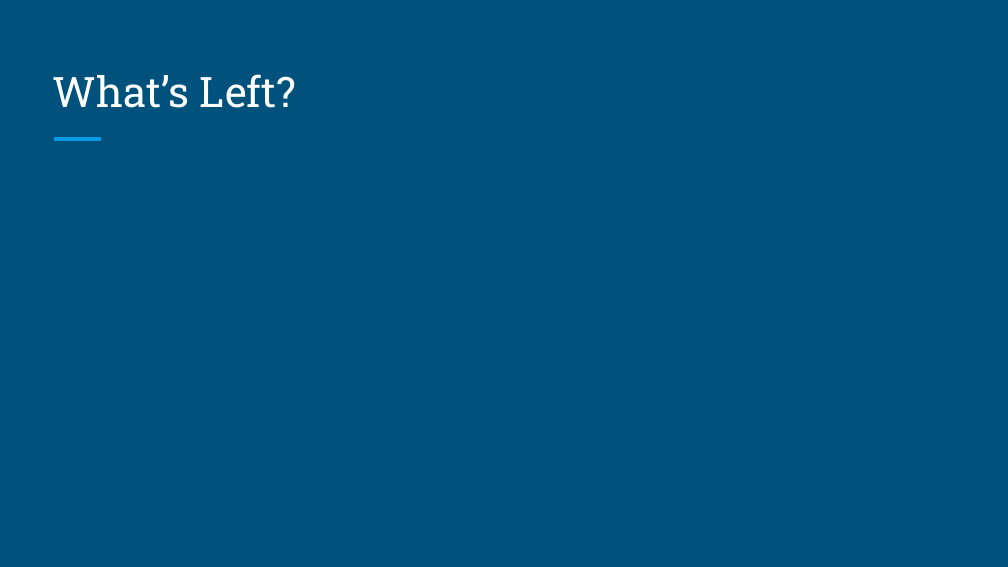
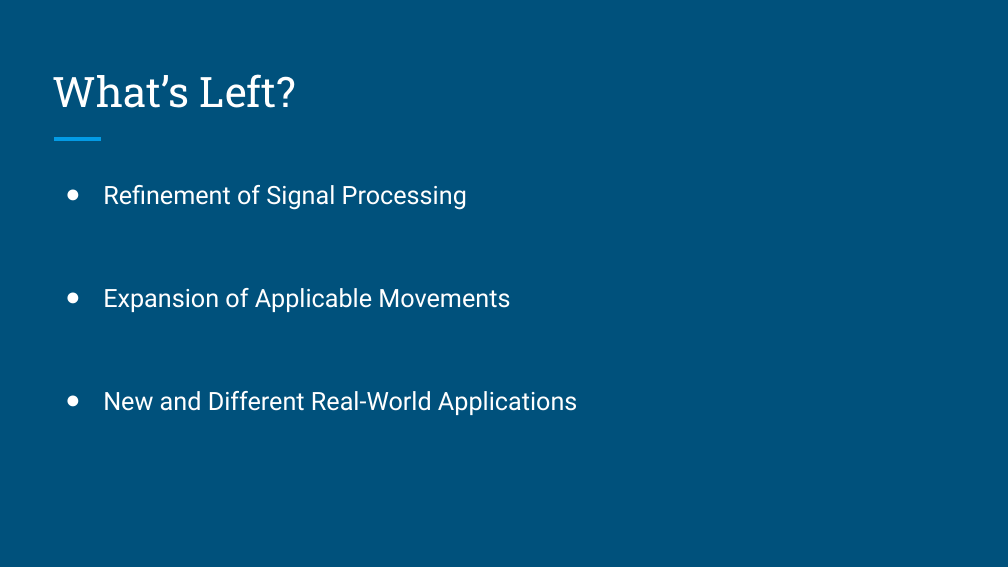
Before and after one commit to knotekbr/cs475_capstone, a slide deck: slide 13 of Midterm Presentation/MindGames Midterm Demonstration PPT.pptx. Drawn at 1008x567 pixels with LibreOffice and Linux fonts; fonts in the diff are those of the drawing. Boxes give left, top, right and bottom in pixels: in the first picture for what was removed or moved away, otherwise in the second. Text is boxed around its words. In the diff, an @@ line names an element or a change of style, - is before the commit and + after.

```diff
--- a/Midterm Presentation/MindGames Midterm Demonstration PPT.pptx
+++ b/Midterm Presentation/MindGames Midterm Demonstration PPT.pptx
@@ text added at box(103, 185, 577, 415), 18 pt, text #FFFFFF @@
+● Refinement of Signal Processing
+● Expansion of Applicable Movements
+● New and Different Real-World Applications
```
Also in this commit, not shown: 6 other slides changed, 3 slides added, 3 slides removed.
